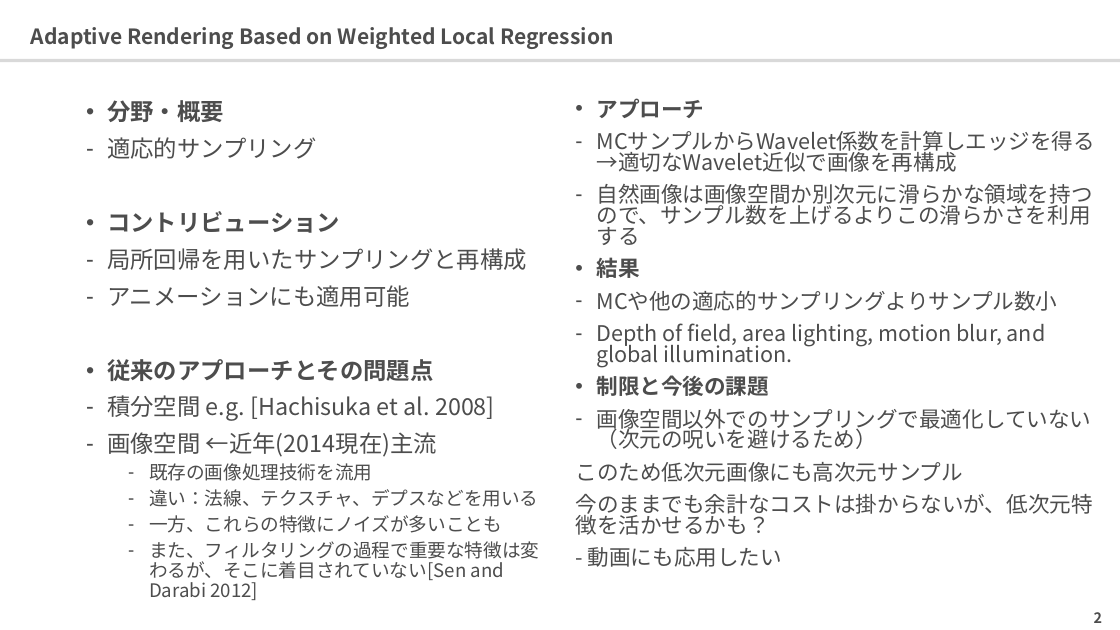
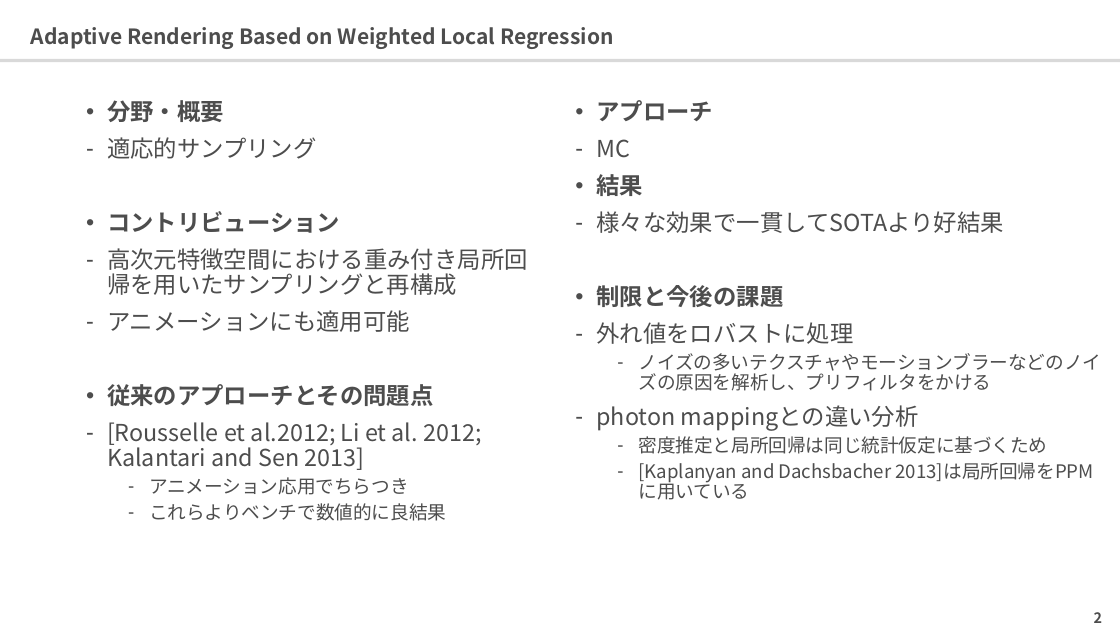
Before and after one commit to 0V/survey-paper-rendering, a slide deck: slide 3 of ppts/filter/Adaptive Rendering Based on Weighted Local Regression.pptx. Drawn at 1120x630 pixels with LibreOffice and Linux fonts; fonts in the diff are those of the drawing. Boxes give left, top, right and bottom in pixels: in the first picture for what was removed or moved away, otherwise in the second. Text is boxed around its words. In the diff, an @@ line names an element or a change of style, - is before the commit and + after.

Commit message:
Update files

```diff
--- a/ppts/filter/Adaptive Rendering Based on Weighted Local Regression.pptx
+++ b/ppts/filter/Adaptive Rendering Based on Weighted Local Regression.pptx
@@ text at [596, 100, 783, 307]: size 18.5 to 20 pt in "アプローチ", "結果", "制限と今後の課題"; line spacing 0.8 to 0.9 @@
@@ text at [596, 139, 630, 158]: text changed; size 18.5 to 20 pt @@
-– MCサンプルからWavelet係数を計算しエッジを得る→適切なWavelet近似で画像を再構成
-– 自然画像は画像空間か別次元に滑らかな領域を持つので、サンプル数を上げるよりこの滑らかさを利用する
+– MC
@@ text at [596, 211, 1003, 233]: text changed; size 18.5 to 20 pt @@
-– MCや他の適応的サンプリングよりサンプル数小
-– Depth of field, area lighting, motion blur, and global illumination.
+– 様々な効果で一貫してSOTAより好結果
@@ text at [107, 248, 528, 295]: text changed @@
-– 局所回帰を用いたサンプリングと再構成
+– 高次元特徴空間における重み付き局所回帰を用いたサンプリングと再構成
@@ text at [596, 322, 1101, 483]: text changed; size 18.5 to 16 pt @@
-– 画像空間以外でのサンプリングで最適化していない（次元の呪いを避けるため）
-このため低次元画像にも高次元サンプル
-今のままでも余計なコストは掛からないが、低次元特徴を活かせるかも？
-- 動画にも応用したい
+– 外れ値をロバストに処理
+  – ノイズの多いテクスチャやモーションブラーなどのノイズの原因を解析し、プリフィルタをかける
+– photon mappingとの違い分析
+  – 密度推定と局所回帰は同じ統計仮定に基づくため
+  – [Kaplanyan and Dachsbacher 2013]は局所回帰をPPMに用いている
@@ text at [107, 422, 481, 521]: text changed; size 16 to 20 pt @@
-– 積分空間 e.g. [Hachisuka et al. 2008]
-– 画像空間 ←近年(2014現在)主流
-  – 既存の画像処理技術を流用
-  – 違い：法線、テクスチャ、デプスなどを用いる
-  – 一方、これらの特徴にノイズが多いことも
-  – また、フィルタリングの過程で重要な特徴は変わるが、そこに着目されていない[Sen and Darabi 2012]
+– [Rousselle et al.2012; Li et al. 2012; Kalantari and Sen 2013]
+  – アニメーション応用でちらつき
+  – これらよりベンチで数値的に良結果
```
